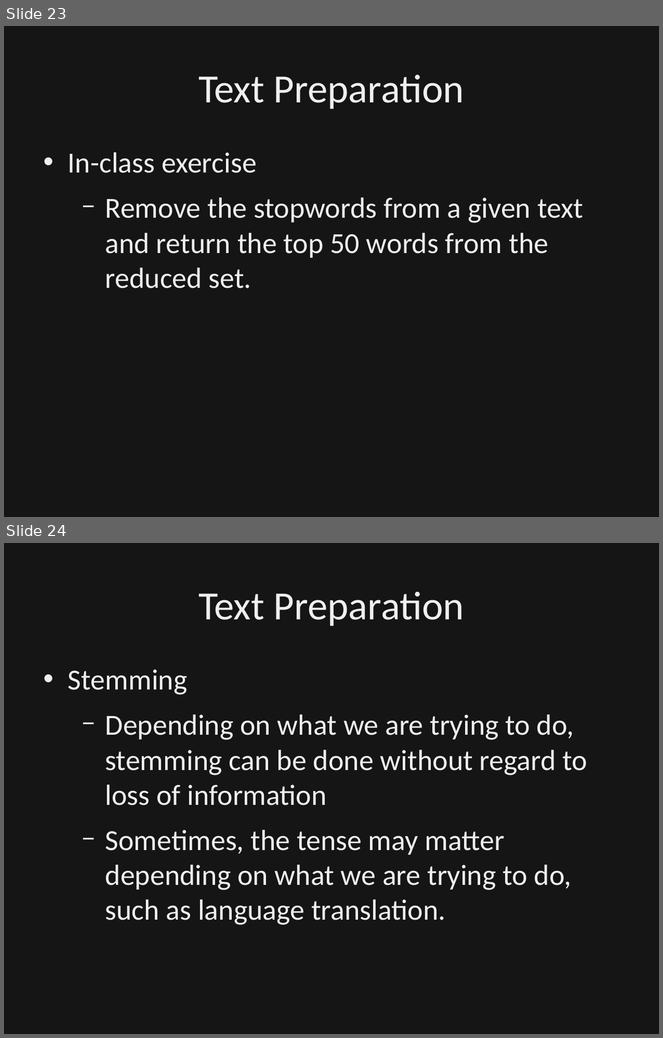
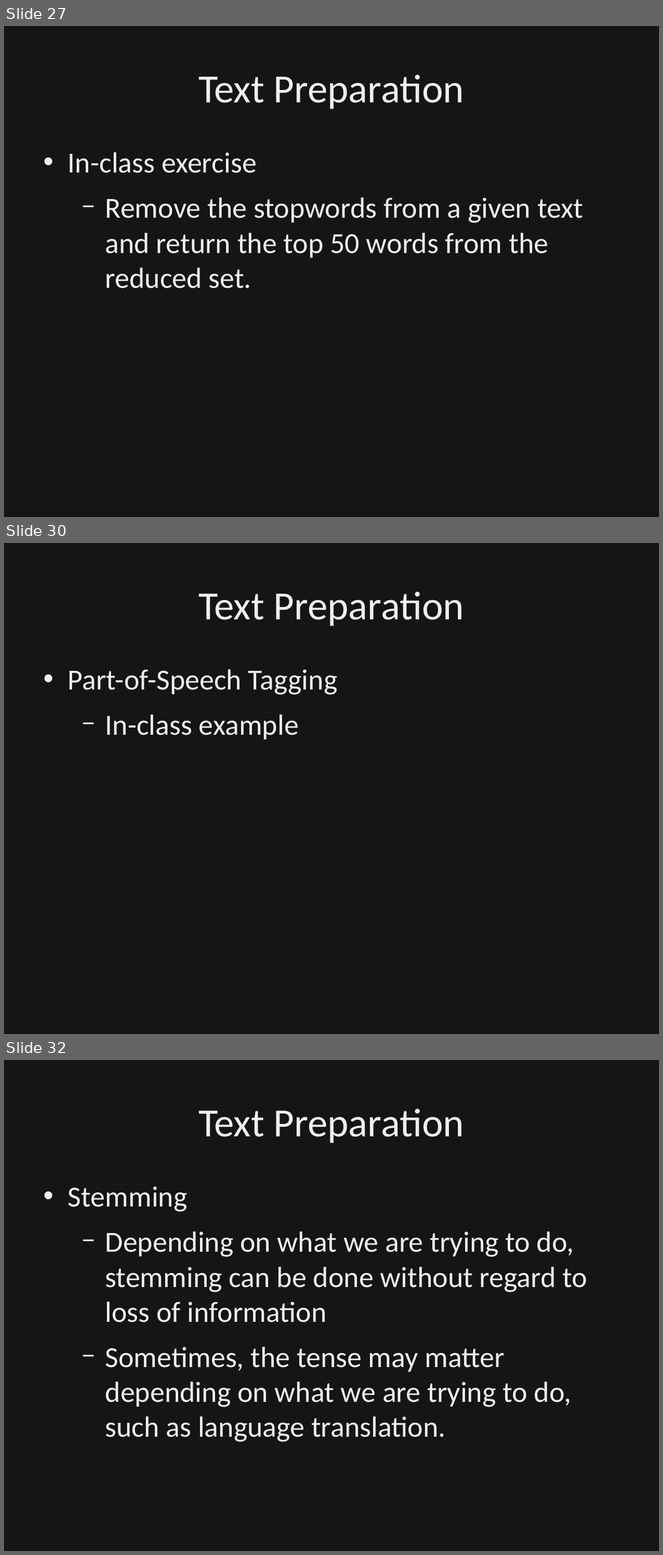
Before and after one commit to dbowmans46/PracticalProgramming, a slide deck: Session 7 - Python/Instructional Material/Session 7 - Python Brief Intro to NLP.odp. Shown one above the other, each under a label of ours: slides 23 and 24 before the commit, slides 27, 30 and 32 after it; the slides between them are not shown. The pictures are 663x1038 and 663x1555 pixels, drawn with LibreOffice and Linux fonts; fonts in the diff are those of the drawing; background and template pictures are left out; a plain dark background stands for a picture behind light text. Boxes give left, top, right and bottom in pixels: in the first picture for what was removed or moved away, otherwise in the second. Text is boxed around its words. In the diff, an @@ line names an element or a change of style, - is before the commit and + after.

Commit message:
Added slides for part-of-speech tagging.  Added details to nomenclature on language mixing.  Added goal slide.  Included in-class example and in-clss exercise queue slides for text preparation section.

```diff
--- a/Session 7 - Python/Instructional Material/Session 7 - Python Brief Intro to NLP.odp
+++ b/Session 7 - Python/Instructional Material/Session 7 - Python Brief Intro to NLP.odp
@@ slide 30 added at (4,543,659,1034), background picture (left out) @@
@@ rectangle added at (4,543,659,1034), fill #000000 at 50% opacity, outline #000000 0 pt @@
@@ title added at (198,591,465,626), 44 pt, text #EFEFEF @@
+Text Preparation
@@ text added at (68,669,338,740), 32 pt, text #EFEFEF @@
+• Part-of-Speech Tagging
+  − In-class example
@@ what was slide 23 is now slide 27 @@
@@ what was slide 24 is now slide 32 @@
```
Also in this commit, not shown: 5 slides changed, 7 other slides added.
